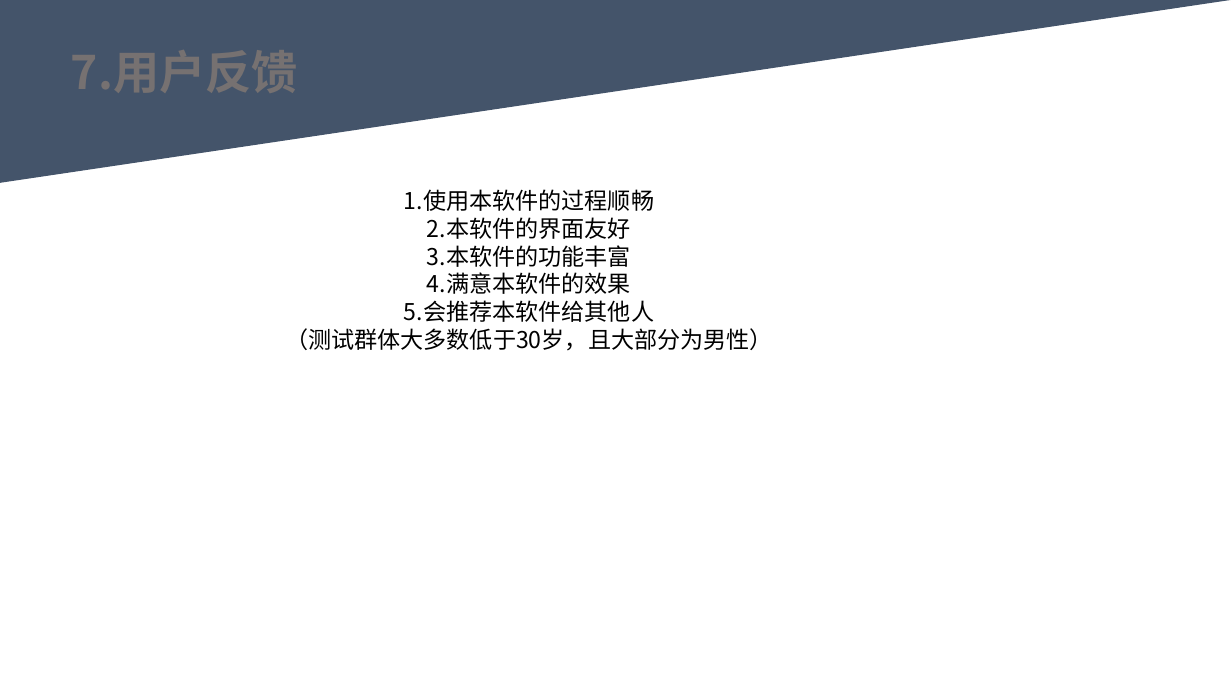
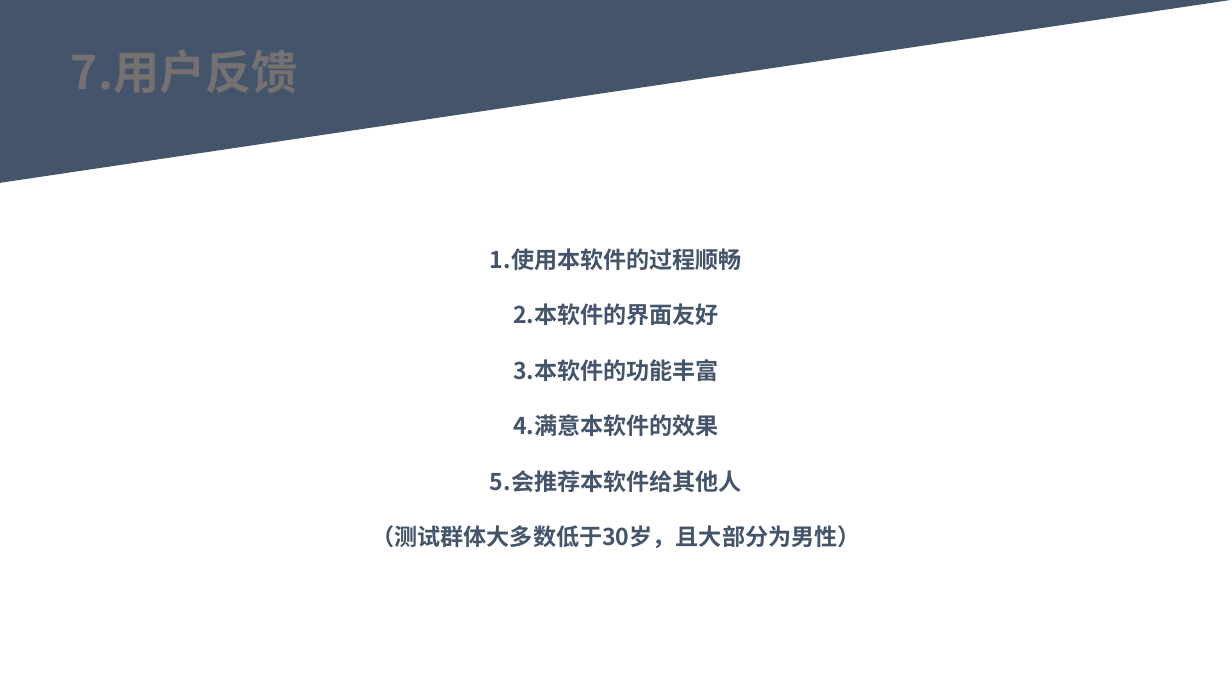
Before and after one commit to youhuyellowman/SE-2022-G06, a slide deck: slide 14 of 代码测试/代码实现PPTv0.0.1.pptx (slide 12 before the commit). Drawn at 1232x693 pixels with LibreOffice and Linux fonts; fonts in the diff are those of the drawing. Boxes give left, top, right and bottom in pixels: in the first picture for what was removed or moved away, otherwise in the second. Text is boxed around its words. In the diff, an @@ line names an element or a change of style, - is before the commit and + after.

```diff
--- a/代码测试/代码实现PPTv0.0.1.pptx
+++ b/代码测试/代码实现PPTv0.0.1.pptx
@@ text "1.使用本软件的过程顺畅": place and size @@
-text "1.使用本软件的过程顺畅" at (285,189,773,351)
+text "1.使用本软件的过程顺畅" at (371,248,860,548)
@@ text "1.使用本软件的过程顺畅" at (371,248,860,548): text colour #000000 to #44546A, bold on @@
```
Also in this commit, not shown: 6 other slides changed, 3 slides added, 1 slide removed.
